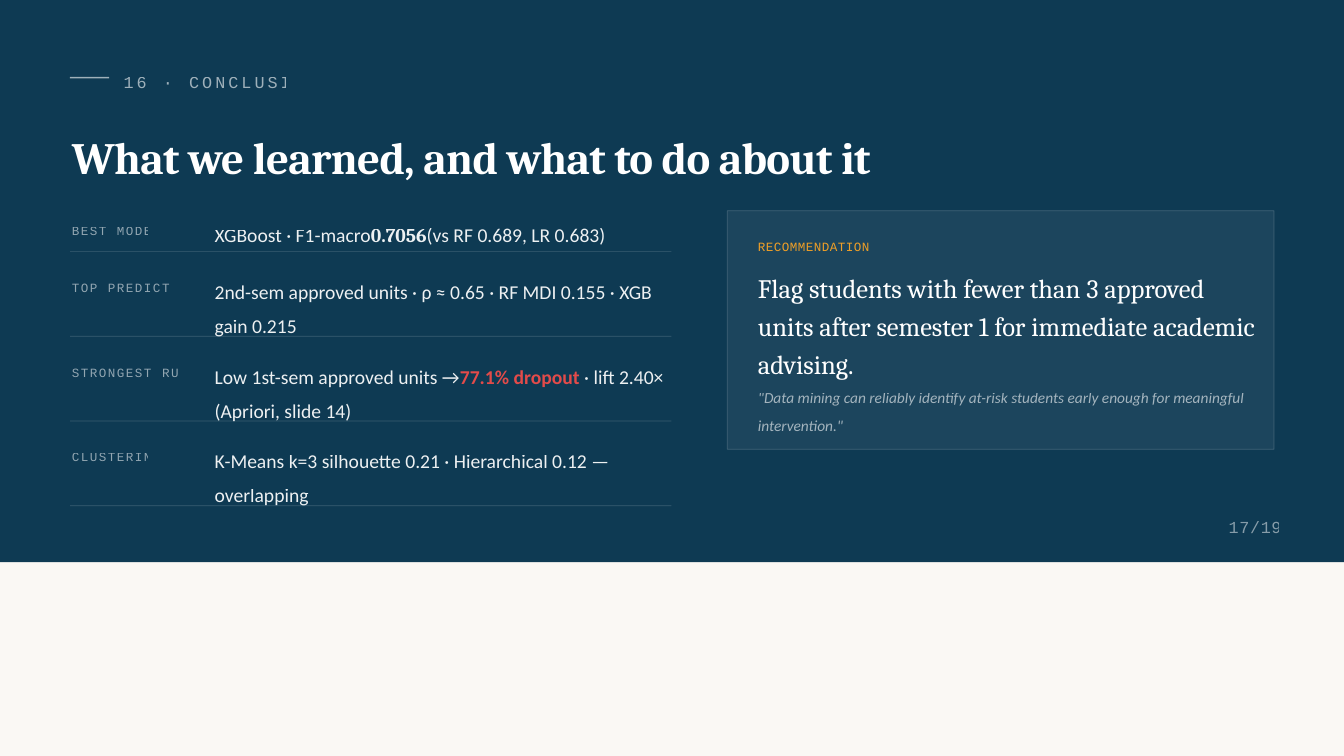
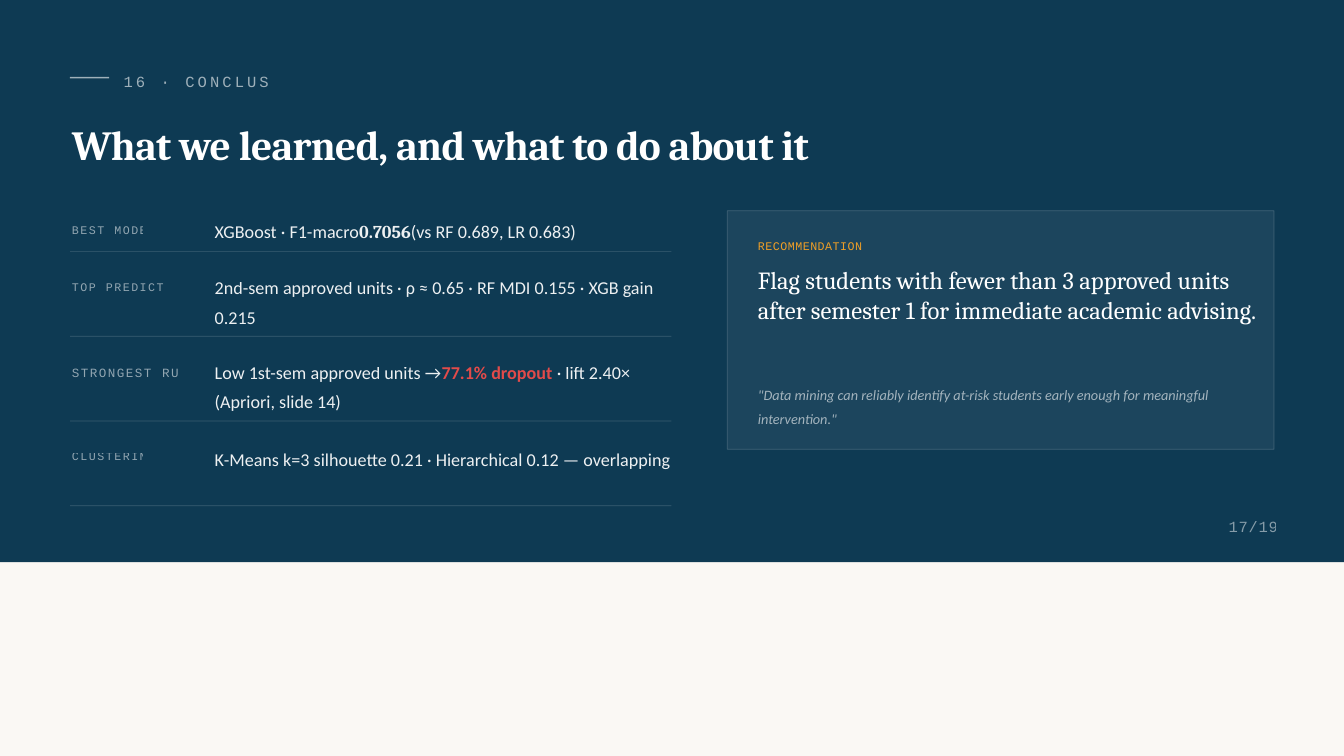
Before and after one commit to Lambert-Nguyen/cmpe255-student-dropout-prediction, a slide deck: slide 17 of presentation/Editable_CMPE255_Student_Dropout_Prediction_editable.pptx. Drawn at 1344x756 pixels with LibreOffice and Linux fonts; fonts in the diff are those of the drawing. Boxes give left, top, right and bottom in pixels: in the first picture for what was removed or moved away, otherwise in the second. Text is boxed around its words. In the diff, an @@ line names an element or a change of style, - is before the commit and + after.

```diff
--- a/presentation/Editable_CMPE255_Student_Dropout_Prediction_editable.pptx
+++ b/presentation/Editable_CMPE255_Student_Dropout_Prediction_editable.pptx
@@ text "16 · CONCLUSIONS" at box(124, 76, 318, 87): size 18 to 16.6 pt @@
@@ text "What we learned, and what ..." at box(72, 131, 808, 166): size 48 to 44.4 pt; line spacing 1.04 to 0.84 @@
@@ size 13.5 to 12.5 pt in 4 elements at box(72, 226, 155, 234), box(72, 283, 181, 291), box(72, 453, 155, 460), box(758, 242, 862, 250) @@
@@ text "Flag students with fewer than ..." at box(758, 271, 1256, 324): size 28.5 to 26.4 pt; line spacing 1.2 to 1 @@
@@ size 21 to 19.4 pt; line spacing 1.45 to 1.35 in 3 elements at box(215, 225, 576, 241), box(215, 282, 654, 324), box(215, 366, 630, 411) @@
@@ text ""Data mining can reliably identify ..." at box(758, 390, 1208, 424): size 16.5 to 15.3 pt; line spacing 1.5 to 1.4 @@
@@ text "K-Means k=3 silhouette 0.21 · ..." at box(215, 453, 670, 469): size 21 to 19.4 pt @@
@@ text "17/19" at box(1229, 521, 1278, 532): size 18 to 16.6 pt @@
```
Also in this commit, not shown: 18 other slides changed, 11 other files.
